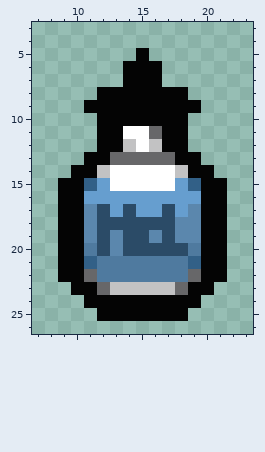
File history of a pixel-art sprite, resources/gfx/items/collectibles/HydrochloricAcid.png. The picture above is the old version.
The file is 32x32 pixels. Colours within 5 levels of each other are drawn and written as one. Shown: x 7..23, y 3..26.
Once edited:
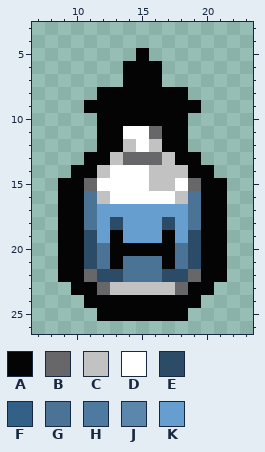
Palette (. is transparent): A #040404  B #676769  C #c2c2c3  D #ffffff  E #2b4b67  F #326087  G #4b7396  H #4f7a9f  J #5b87ad  K #669ecf
Difference:
Colour A replaces colour E in row 19 at x 17; in row 20 at x 14 to 17.
Colour A replaces colour H in row 21 at x 13 and 17.
Colour A replaces colour J in rows 19 to 20 at x 13.
Colour B replaces colour F in row 15 at x 11 and 19.
Colour C replaces colour B in row 13 at x 13 and 17.
Colour C replaces colour D in rows 14 to 15 at x 16 to 17.
Colour C replaces colour K in row 16 at x 12 and 18.
Colour D replaces colour K in row 15 at x 12 and 18; in row 16 at x 13 to 17.
Colour E replaces colour F in row 21 at x 11 and 19.
Colour E replaces colour H in row 20 at x 11 and 19; in row 22 at x 12 to 13 and 17 to 18.
Colour E replaces colour J in row 19 at x 11 and 19.
Colour G replaces colour E in row 20 at x 12 and 18.
Colour G replaces colour H in row 21 at x 12, 14 to 16 and 18; in row 22 at x 14 to 16.
Colour G replaces colour J in rows 17 to 18 at x 11 and 19.
Colour G replaces colour K in row 16 at x 11 and 19.
Colour K replaces colour E in row 17 at x 12, 14 and 17; in row 18 at x 12 and 14 to 16; in row 19 at x 12 and 14 to 15.
Colour K replaces colour J in row 18 at x 18; in row 19 at x 16 and 18.
Where, in picture pixels (left, top, right, bottom), the same in both pictures:
changed: (84, 152, 201, 282)
